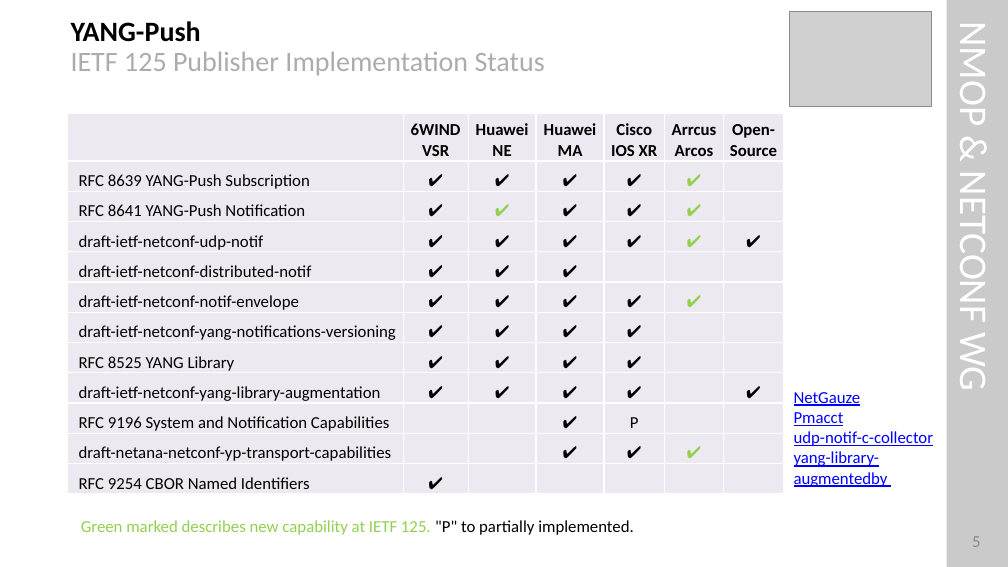
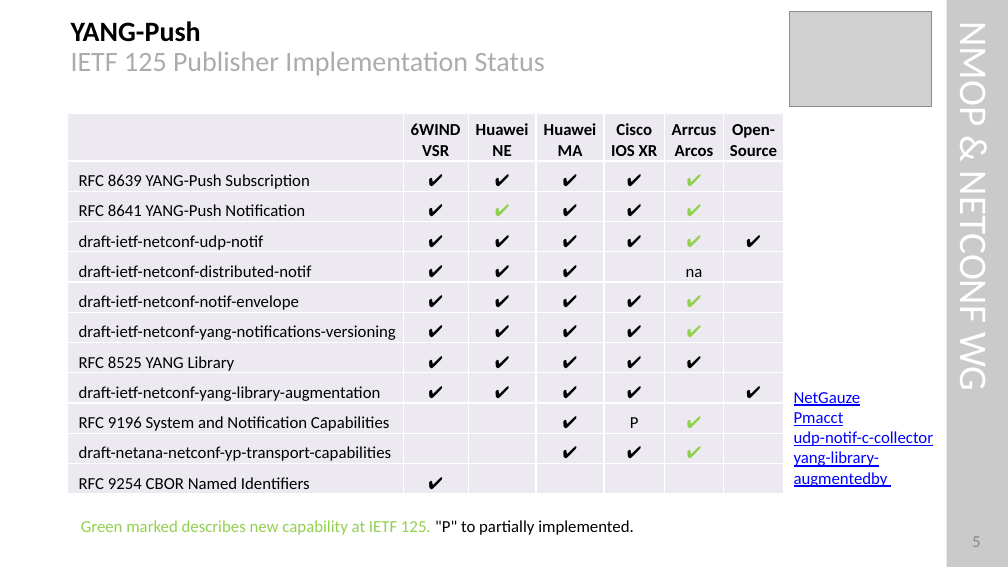
Before and after one commit to network-analytics/ietf-network-analytics-document-status, a slide deck: slide 5 of 125/Hackathon/ietf-125-hackathon-validate-e2e-yp-message-broker.pptx. Drawn at 1008x567 pixels with LibreOffice and Linux fonts; fonts in the diff are those of the drawing; grey boxes stand for pictures. Boxes give left, top, right and bottom in pixels: in the first picture for what was removed or moved away, otherwise in the second. Text is boxed around its words. In the diff, an @@ line names an element or a change of style, - is before the commit and + after.

```diff
--- a/125/Hackathon/ietf-125-hackathon-validate-e2e-yp-message-broker.pptx
+++ b/125/Hackathon/ietf-125-hackathon-validate-e2e-yp-message-broker.pptx
@@ table at [68, 113, 783, 493] @@
-row 5, column 6: 
+row 5, column 6: na
-row 7, column 6: 
+row 7, column 6: ✔
-row 8, column 6: 
+row 8, column 6: ✔
-row 10, column 6: 
+row 10, column 6: ✔
```
Also in this commit, not shown: 3 other slides changed, 2 slides added, 1 other file.
